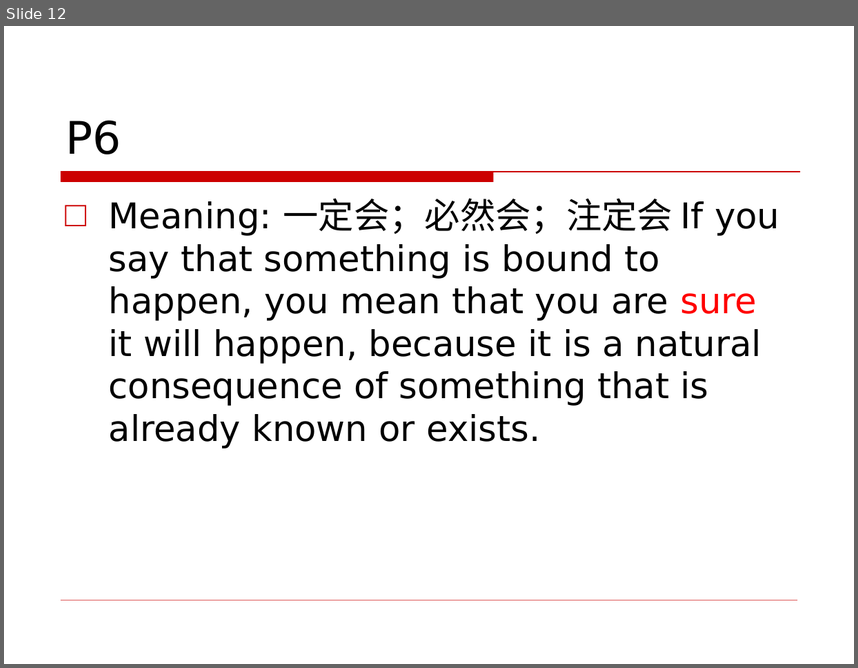
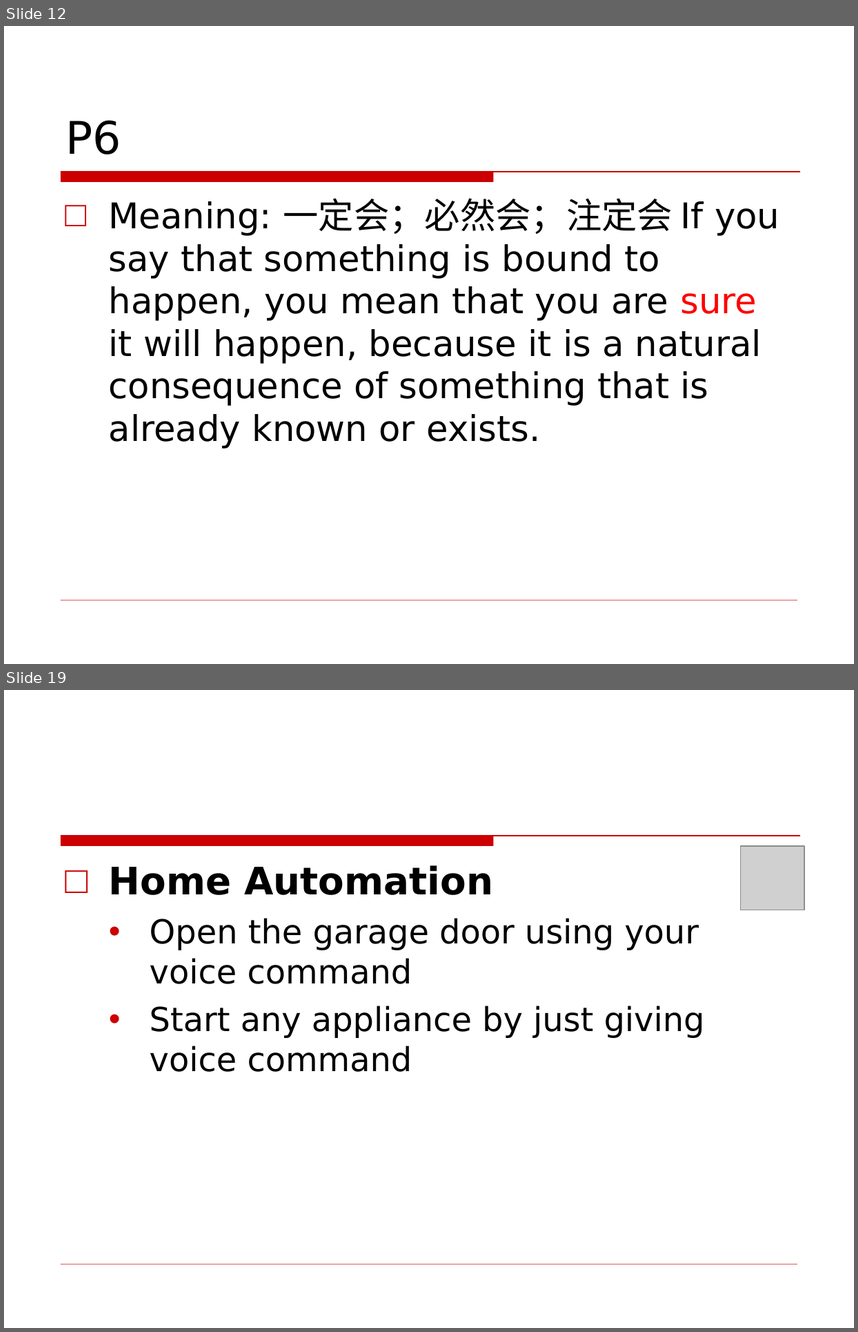
Before and after one commit to jxwb088047/Chapter_8_English, a slide deck: Chapter 8 English .ppt. Shown one above the other, each under a label of ours: slide 12 before the commit, slides 12 and 19 after it; the slides between them are not shown. The pictures are 858x668 and 858x1332 pixels, drawn with LibreOffice and Linux fonts; fonts in the diff are those of the drawing; grey boxes stand for pictures; background and template pictures are left out. Boxes give left, top, right and bottom in pixels: in the first picture for what was removed or moved away, otherwise in the second. Text is boxed around its words. In the diff, an @@ line names an element or a change of style, - is before the commit and + after.

```diff
--- a/Chapter 8 English .ppt
+++ b/Chapter 8 English .ppt
@@ slide 19 added at <box>4,690,854,1328</box>, background picture (left out); not listed: 2 template elements that a slide beside it also shows @@
@@ picture added at <box>741,845,805,909</box> @@
@@ text added at <box>109,865,705,1072</box>, 28 pt, text #000000 @@
+□ Home Automation
+  • Open the garage door using your voice command
+  • Start any appliance by just giving voice command
```
Also in this commit, not shown: 2 slides changed, 9 other slides added.
